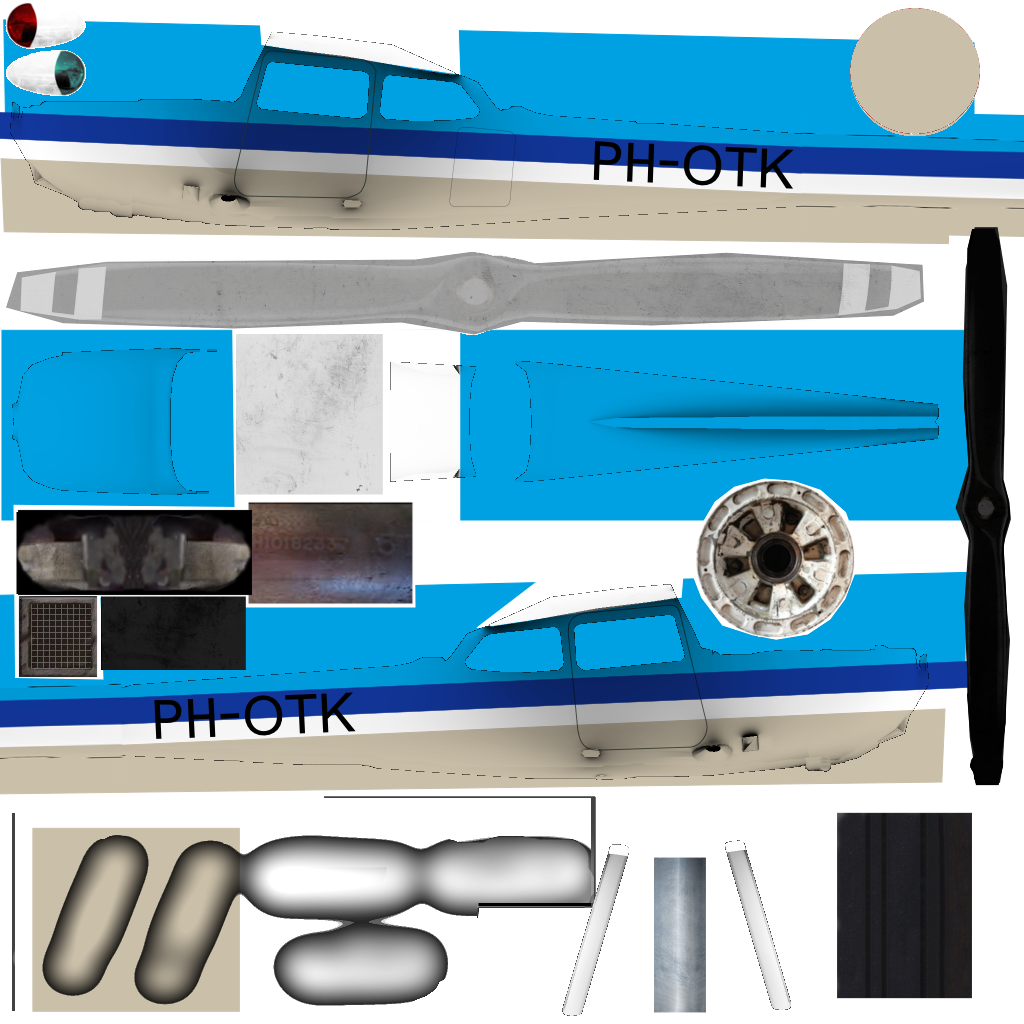
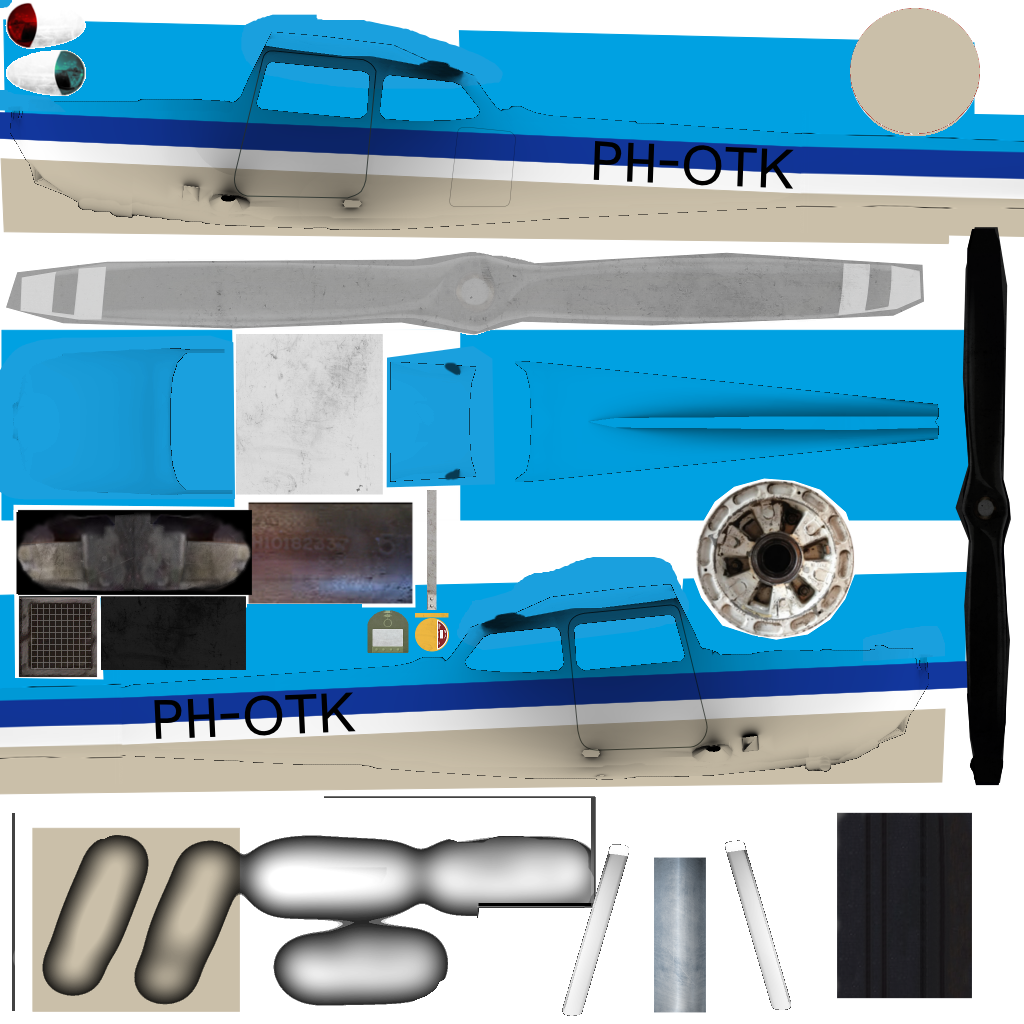
Layers edited between the first and the second 1024 x 1024 image:
added layer "Clipboard #6" above "Clipboard #5" over (0, 0, 945, 662)
added layer "Clipboard #5" above "Clipboard #4" over (13, 489, 449, 670)
painted on "Clipboard #4" over (247, 604, 362, 608)
